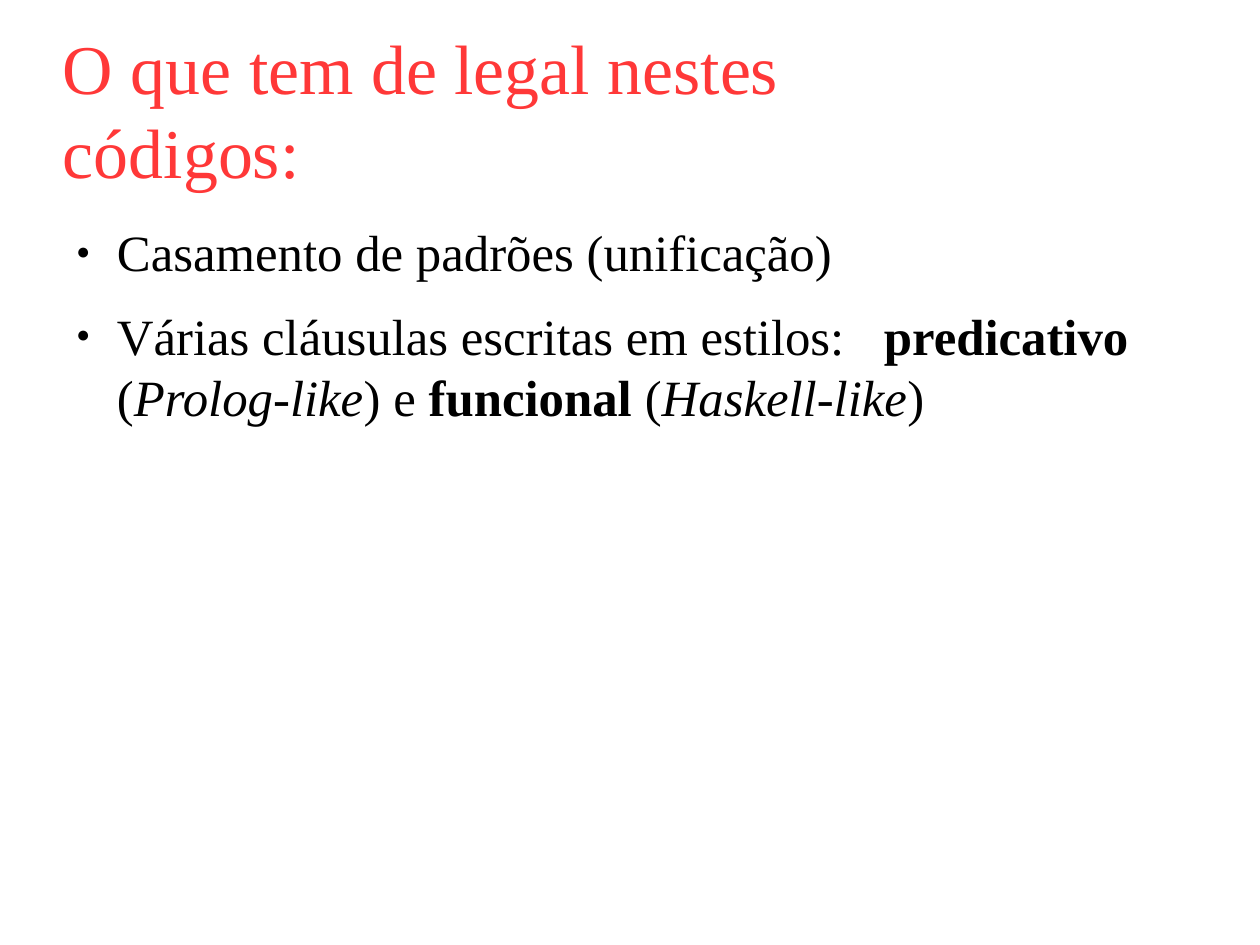
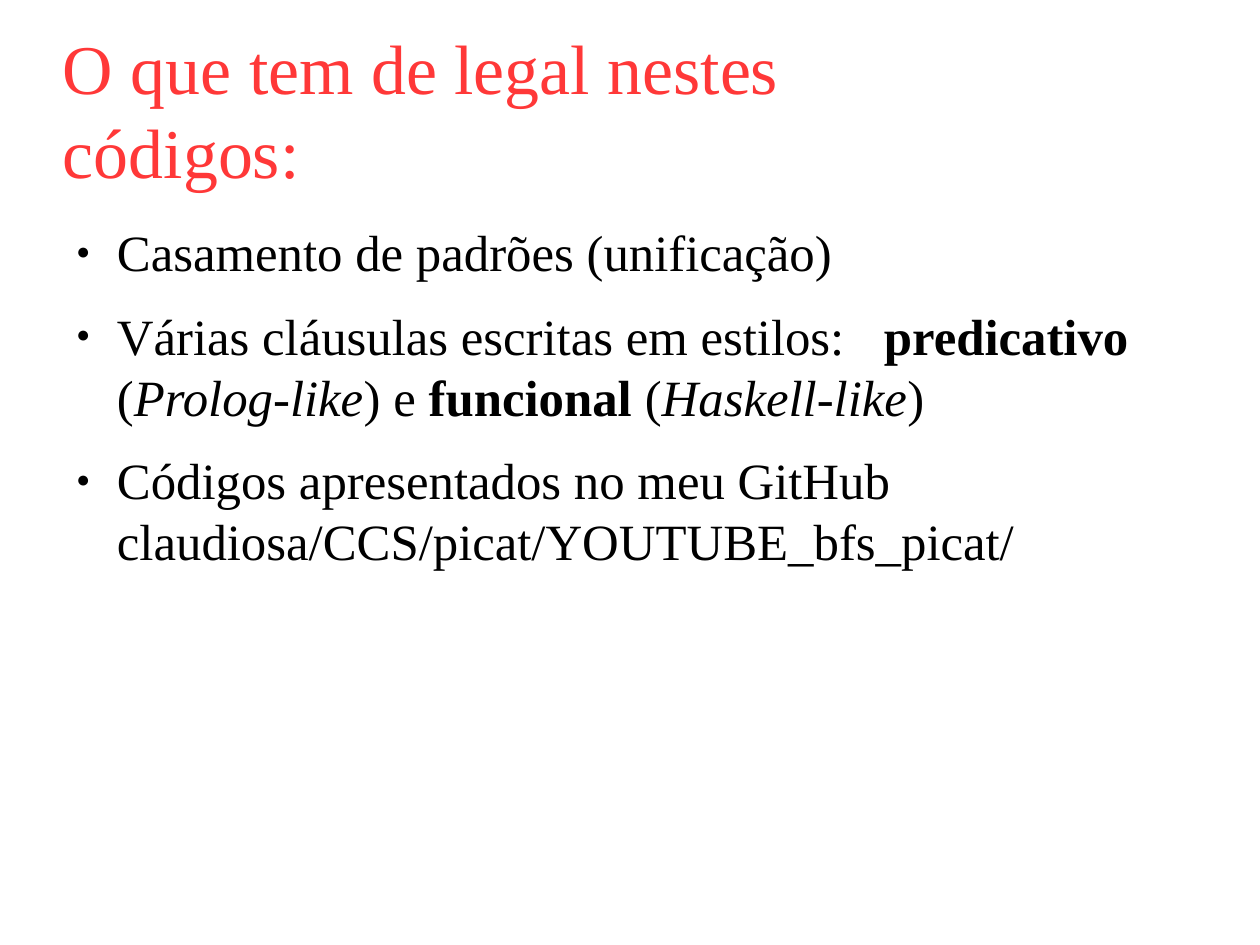
Before and after one commit to claudiosa/CCS, a slide deck: slide 6 of picat/YOUTUBE_BFS_PICAT/slides_bfs.odp. Drawn at 1260x945 pixels with LibreOffice and Linux fonts; fonts in the diff are those of the drawing; background and template pictures are left out. Boxes give left, top, right and bottom in pixels: in the first picture for what was removed or moved away, otherwise in the second. Text is boxed around its words. In the diff, an @@ line names an element or a change of style, - is before the commit and + after.

```diff
--- a/picat/YOUTUBE_BFS_PICAT/slides_bfs.odp
+++ b/picat/YOUTUBE_BFS_PICAT/slides_bfs.odp
@@ text at box(117, 463, 1014, 571): paragraph added @@
+● Códigos apresentados no meu GitHub
+  claudiosa/CCS/picat/YOUTUBE_bfs_picat/
```
Also in this commit, not shown: 5 other files.
